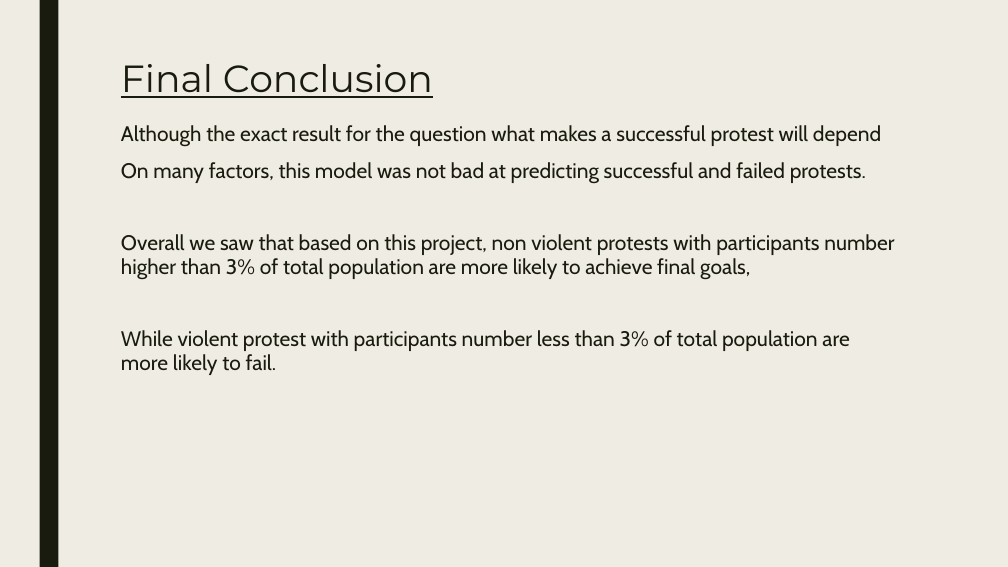
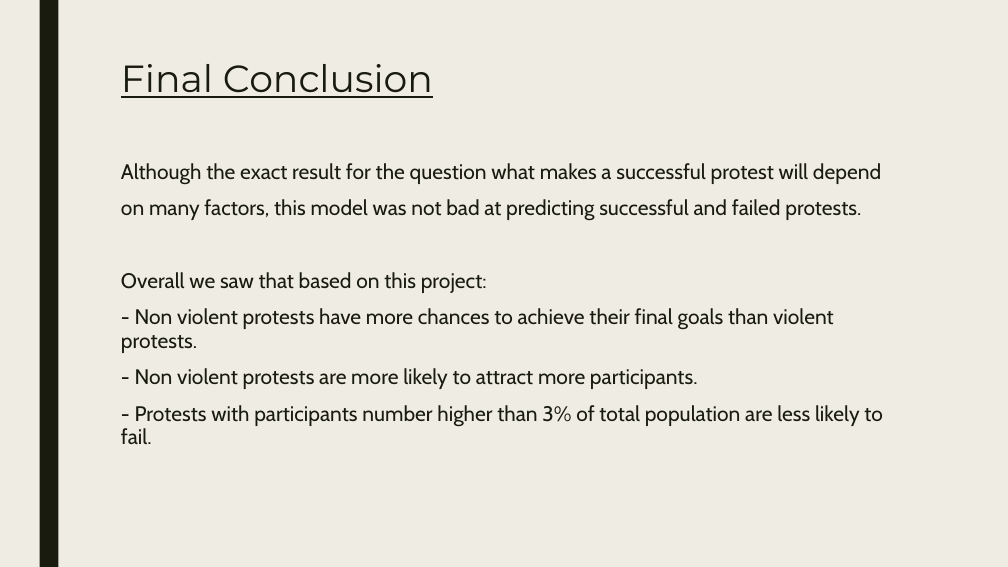
Before and after one commit to Dimnir/Protests, a slide deck: slide 18 of Presentation.pptx. Drawn at 1008x567 pixels with LibreOffice and Linux fonts; fonts in the diff are those of the drawing. Boxes give left, top, right and bottom in pixels: in the first picture for what was removed or moved away, otherwise in the second. Text is boxed around its words. In the diff, an @@ line names an element or a change of style, - is before the commit and + after.

```diff
--- a/Presentation.pptx
+++ b/Presentation.pptx
@@ text at [121,199,883,444]: text changed @@
-On many factors, this model was not bad at predicting successful and failed protests.
-Overall we saw that based on this project, non violent protests with participants number higher than 3% of total population are more likely to achieve final goals,
-While violent protest with participants number less than 3% of total population are more likely to fail.
+on many factors, this model was not bad at predicting successful and failed protests.
+Overall we saw that based on this project:
+- Non violent protests have more chances to achieve their final goals than violent protests.
+- Non violent protests are more likely to attract more participants.
+- Protests with participants number higher than 3% of total population are less likely to fail.
```
Also in this commit, not shown: 16 other slides changed.
